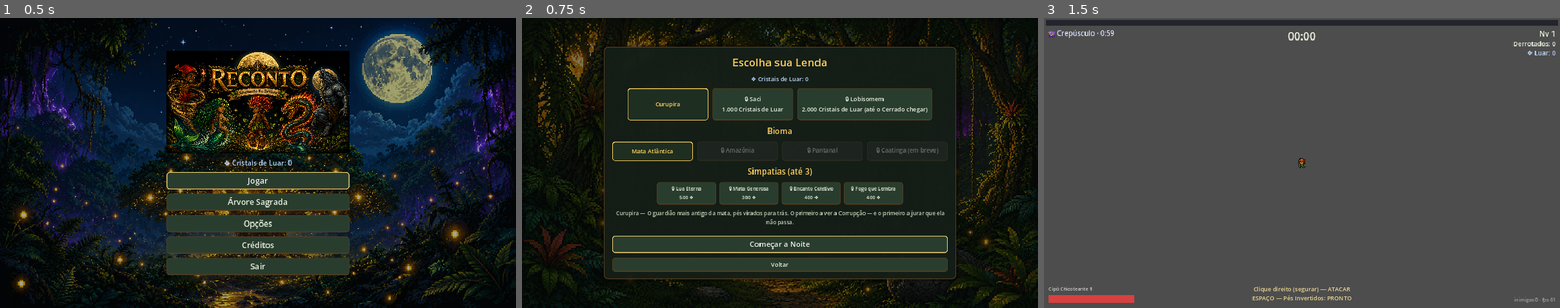
Above: before the commit, frames 1-3 (left to right).
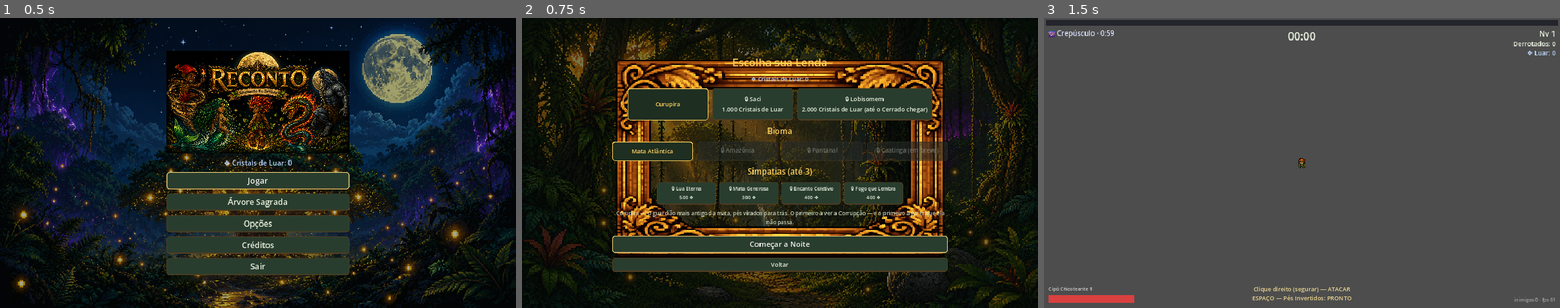
Above: after the commit, the same moments.

Repository: DevAndreNarcizo/RECONTO-While-I-Shine
Game: Godot game, scene res://scenes/Main.tscn
The game is run twice, just before and just after one commit, with the same random seed, the same clock (stepped at 60 frames per second) and the same inputs.
Inputs:
- Up to frame 1 (0.5 s): no input
- Up to frame 2 (0.75 s): click "Jogar" at 0.5 s
- Up to frame 3 (1.5 s): click "Começar a Noite" at 1.25 s

Frame 1 is identical in both runs. In frame 2, 19% of the frame differs, in the area x 15-85%, y 9-91%; in frame 3, nothing differs.

Commit message:
feat: moldura de madeira ornamentada nos paineis (9-slice)
PanelContainer usa a moldura pixel art como StyleBoxTexture (cantos
esculpidos de 200px, conteudo com margem de 56px). Aplica em selecao,
arvore, opcoes, pausa, level-up e evolucao de uma vez.

Co-Authored-By: Claude Fable 5 <noreply@anthropic.com>

Diff:
--- a/game/ui/theme.tres
+++ b/game/ui/theme.tres
@@ -1,4 +1,6 @@
-[gd_resource type="Theme" load_steps=12 format=3]
+[gd_resource type="Theme" load_steps=13 format=3]
+
+[ext_resource type="Texture2D" path="res://assets/ui/frame.png" id="1"]
 
 [sub_resource type="StyleBoxFlat" id="btn_normal"]
 bg_color = Color(0.16, 0.24, 0.18, 1)
@@ -143,6 +145,17 @@
 corner_radius_bottom_right = 4
 corner_radius_bottom_left = 4
 
+[sub_resource type="StyleBoxTexture" id="frame_panel"]
+texture = ExtResource("1")
+texture_margin_left = 200.0
+texture_margin_top = 200.0
+texture_margin_right = 200.0
+texture_margin_bottom = 200.0
+content_margin_left = 56.0
+content_margin_top = 56.0
+content_margin_right = 56.0
+content_margin_bottom = 56.0
+
 [resource]
 default_font_size = 22
 Button/colors/font_color = Color(0.92, 0.95, 0.88, 1)
@@ -165,7 +178,7 @@
 OptionButton/styles/hover = SubResource("btn_hover")
 OptionButton/styles/pressed = SubResource("btn_pressed")
 OptionButton/styles/focus = SubResource("btn_focus")
-PanelContainer/styles/panel = SubResource("panel")
+PanelContainer/styles/panel = SubResource("frame_panel")
 Panel/styles/panel = SubResource("panel")
 ProgressBar/styles/background = SubResource("bar_bg")
 ProgressBar/styles/fill = SubResource("bar_fill")
